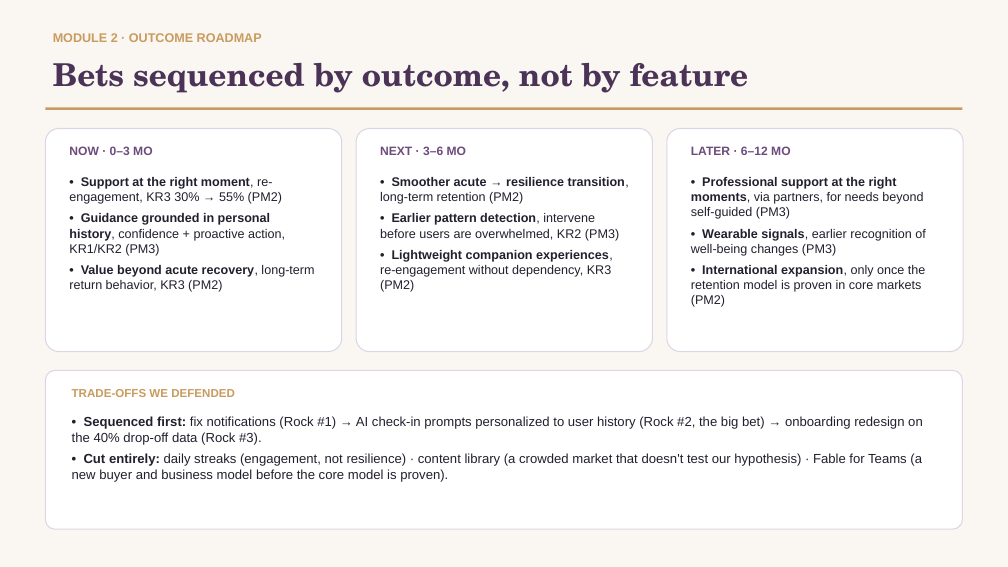
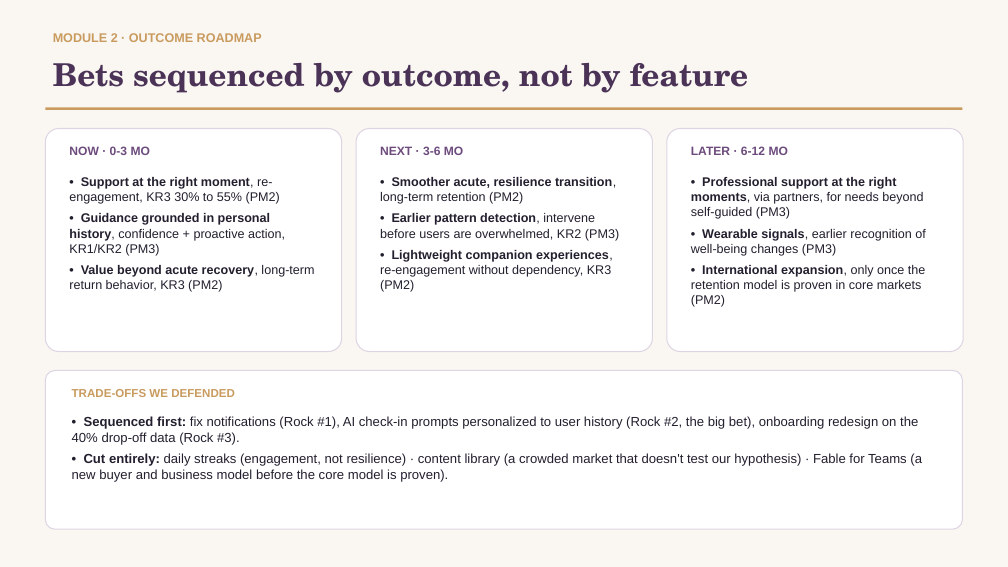
Before and after one commit to aliciachieko/Product-Leadership-Final, a slide deck: slide 3 of 05-insights/Fable-Final-Presentation.pptx. Drawn at 1008x567 pixels with LibreOffice and Linux fonts; fonts in the diff are those of the drawing. Boxes give left, top, right and bottom in pixels: in the first picture for what was removed or moved away, otherwise in the second. Text is boxed around its words. In the diff, an @@ line names an element or a change of style, - is before the commit and + after.

```diff
--- a/05-insights/Fable-Final-Presentation.pptx
+++ b/05-insights/Fable-Final-Presentation.pptx
@@ text at [69,146,150,155]: text changed @@
-NOW · 0–3 MO
+NOW · 0-3 MO
@@ text at [380,146,463,155]: text changed @@
-NEXT · 3–6 MO
+NEXT · 3-6 MO
@@ text at [691,146,788,155]: text changed @@
-LATER · 6–12 MO
+LATER · 6-12 MO
@@ text at [69,177,280,204]: text changed @@
-• Support at the right moment, re-engagement, KR3 30% → 55% (PM2)
+• Support at the right moment, re-engagement, KR3 30% to 55% (PM2)
@@ text at [380,177,616,204]: text changed @@
-• Smoother acute → resilience transition, long-term retention (PM2)
+• Smoother acute, resilience transition, long-term retention (PM2)
@@ text at [72,416,918,445]: text changed @@
-• Sequenced first: fix notifications (Rock #1) → AI check-in prompts personalized to user history (Rock #2, the big bet) → onboarding redesign on the 40% drop-off data (Rock #3).
+• Sequenced first: fix notifications (Rock #1), AI check-in prompts personalized to user history (Rock #2, the big bet), onboarding redesign on the 40% drop-off data (Rock #3).
```
Also in this commit, not shown: 4 other slides changed.
